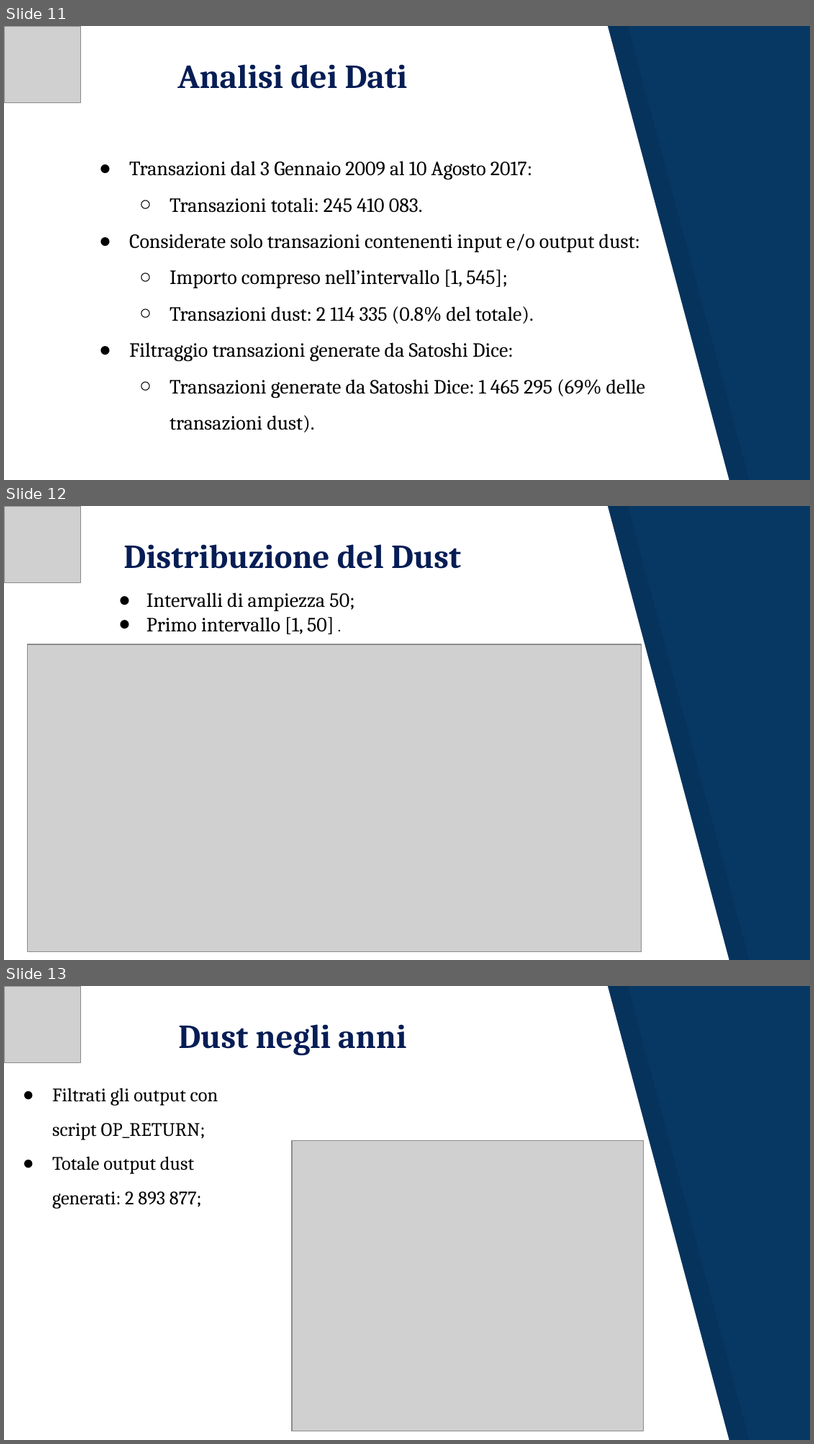
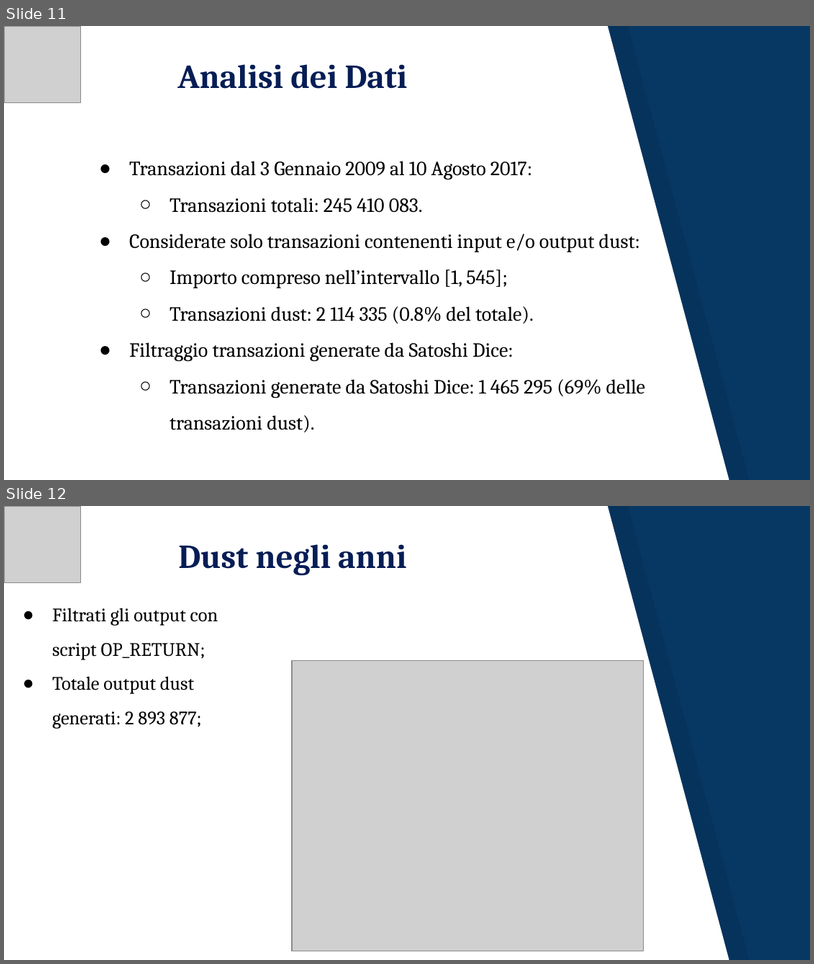
Before and after one commit to JacopoRaffi/Dust_Attack_Analysis, a slide deck: Dust Attack .pptx. Shown one above the other, each under a label of ours: slides 11, 12 and 13 before the commit, slides 11 and 12 after it. The pictures are 814x1444 and 814x964 pixels, drawn with LibreOffice and Linux fonts; fonts in the diff are those of the drawing; grey boxes stand for pictures. Boxes give left, top, right and bottom in pixels: in the first picture for what was removed or moved away, otherwise in the second. Text is boxed around its words. In the diff, an @@ line names an element or a change of style, - is before the commit and + after.

```diff
--- a/Dust Attack .pptx
+++ b/Dust Attack .pptx
@@ slide 12 removed at bbox=[4, 506, 810, 960], background #073763; not listed: 2 template elements that a slide beside it also shows @@
@@ picture removed at bbox=[4, 506, 80, 582] @@
@@ title removed at bbox=[124, 544, 461, 569] @@
-Distribuzione del Dust
@@ text removed at bbox=[147, 592, 355, 634] @@
-● Intervalli di ampiezza 50;
-● Primo intervallo [1, 50] .
@@ picture removed at bbox=[27, 644, 642, 951] @@
@@ what was slide 13 is now slide 12 @@
```
Also in this commit, not shown: 1 other file.
